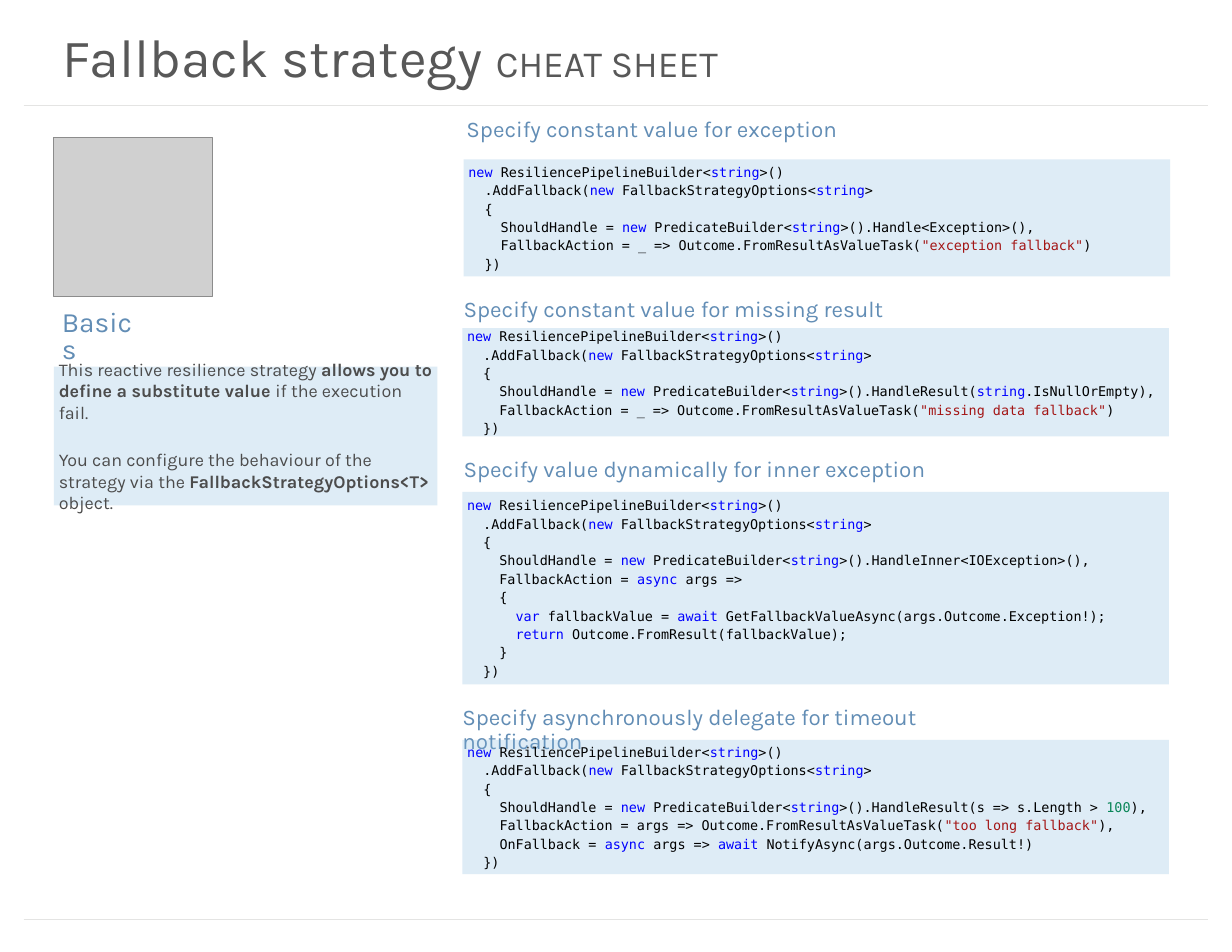
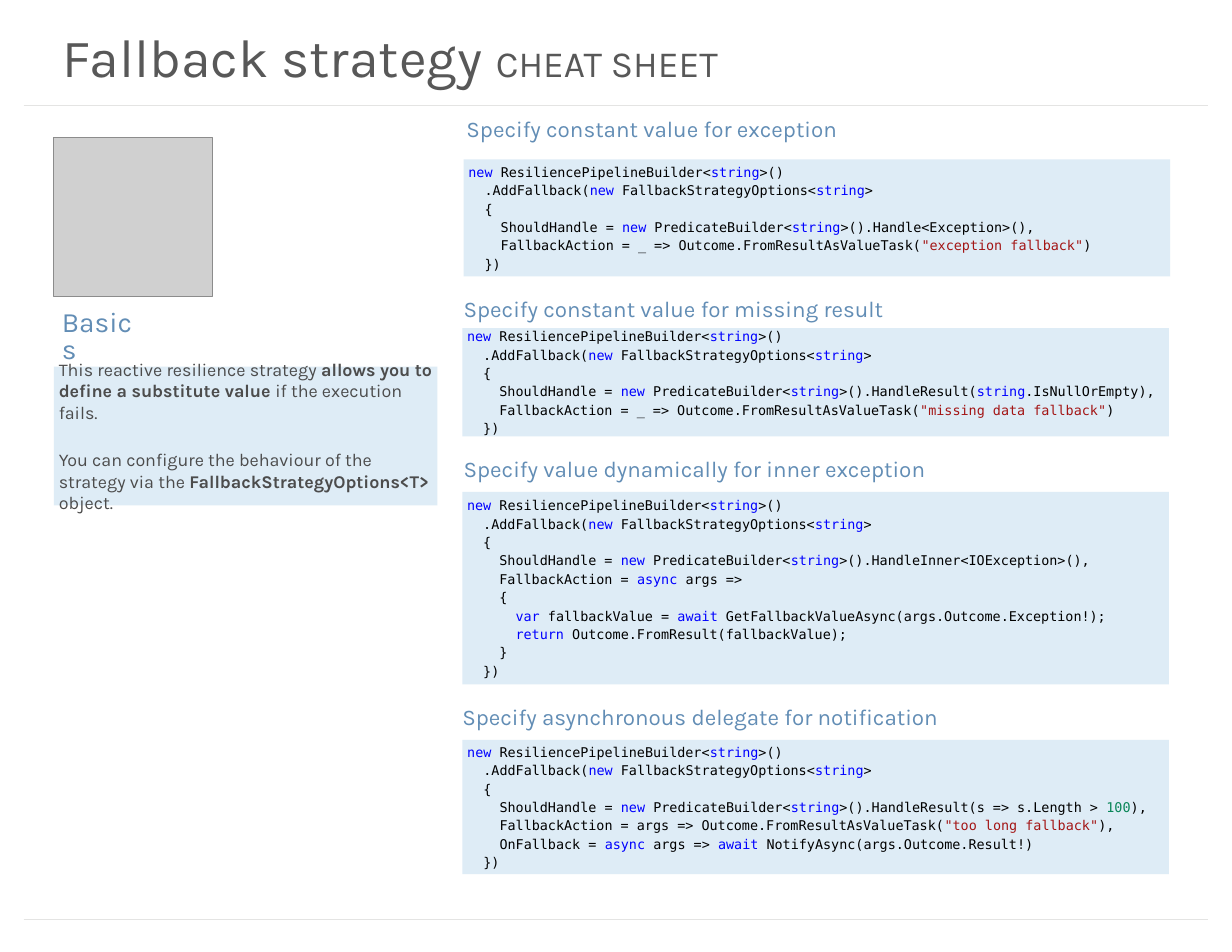
Before and after one commit to App-vNext/Polly, a slide deck: slide 1 of docs/media/Fallback-cheat-sheet.pptx. Drawn at 1232x952 pixels with LibreOffice and Linux fonts; fonts in the diff are those of the drawing; grey boxes stand for pictures. Boxes give left, top, right and bottom in pixels: in the first picture for what was removed or moved away, otherwise in the second. Text is boxed around its words. In the diff, an @@ line names an element or a change of style, - is before the commit and + after.

```diff
--- a/docs/media/Fallback-cheat-sheet.pptx
+++ b/docs/media/Fallback-cheat-sheet.pptx
@@ text in rectangle at (59,363,432,419): text changed @@
-This reactive resilience strategy allows you to define a substitute value if the execution fail.
+This reactive resilience strategy allows you to define a substitute value if the execution fails.
@@ text at (462,709,938,731): text changed @@
-Specify asynchronously delegate for timeout notification
+Specify asynchronous delegate for notification
```
Also in this commit, not shown: 4 other files.
